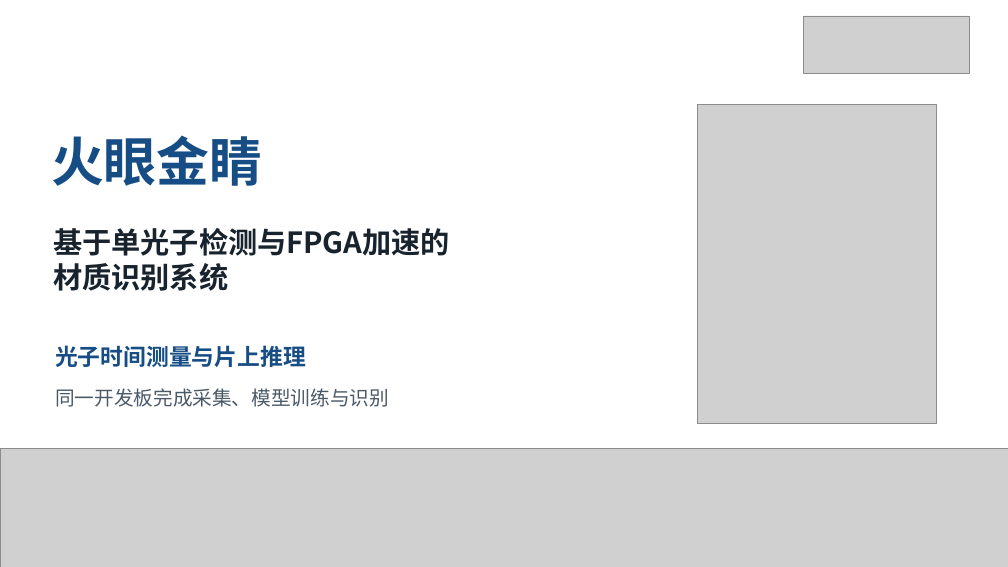
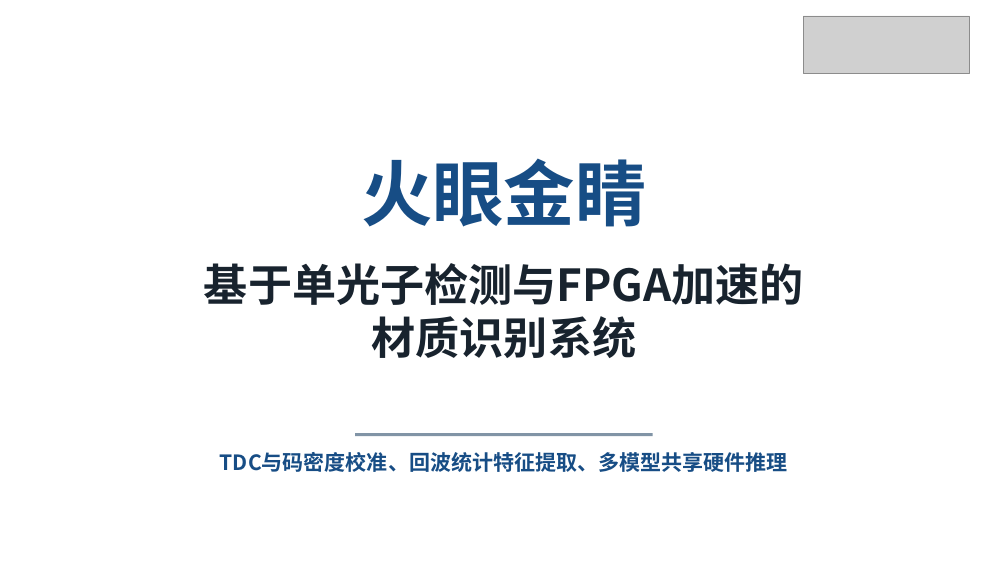
Before and after one commit to MIEMIE-mio-233/Photon-Material-Lab-FPGA-Based-Single-Photon-Material-Recognition, a slide deck: slide 1 of report/presentation.pptx. Drawn at 1008x567 pixels with LibreOffice and Linux fonts; fonts in the diff are those of the drawing; grey boxes stand for pictures; background and template pictures are left out. Boxes give left, top, right and bottom in pixels: in the first picture for what was removed or moved away, otherwise in the second. Text is boxed around its words. In the diff, an @@ line names an element or a change of style, - is before the commit and + after.

```diff
--- a/report/presentation.pptx
+++ b/report/presentation.pptx
@@ picture removed at (698, 105, 937, 424) @@
@@ text "火眼金睛": place and size @@
-text "火眼金睛" at (51, 135, 262, 186)
+text "火眼金睛" at (361, 158, 647, 227)
@@ text "火眼金睛" at (361, 158, 647, 227): size 50.2 to 68 pt; alignment left to centre @@
@@ text "基于单光子检测与FPGA加速的": place and size @@
-text "基于单光子检测与FPGA加速的" at (54, 228, 450, 291)
+text "基于单光子检测与FPGA加速的" at (204, 263, 804, 358)
@@ text "基于单光子检测与FPGA加速的" at (204, 263, 804, 358): size 27.8 to 42 pt; alignment left to centre @@
@@ text removed at (55, 388, 389, 407) @@
-同一开发板完成采集、模型训练与识别
@@ picture removed at (0, 449, 1008, 567) @@
@@ rectangle added at (355, 433, 653, 436), fill #8194A6 @@
@@ text at (220, 452, 788, 472): text changed; size 21.8 to 20 pt @@
-光子时间测量与片上推理
+TDC与码密度校准、回波统计特征提取、多模型共享硬件推理
```
Also in this commit, not shown: 8 other slides changed, 4 slides added, 2 slides removed, 1 other file.
